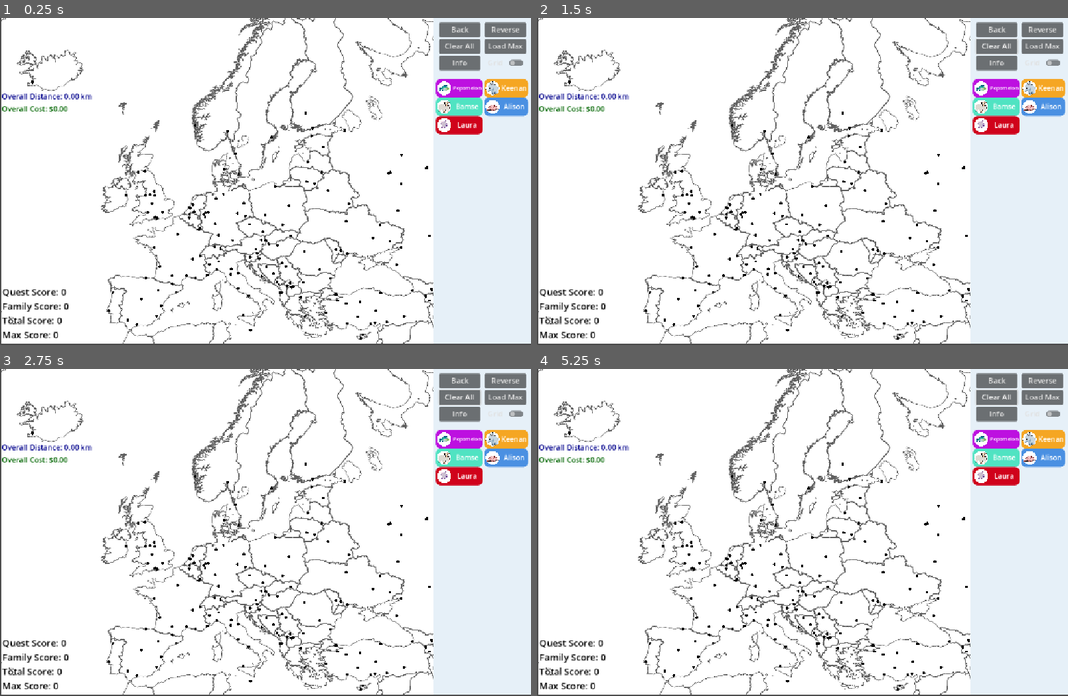
Above: before the commit, frames 1-4 (two rows, left to right).
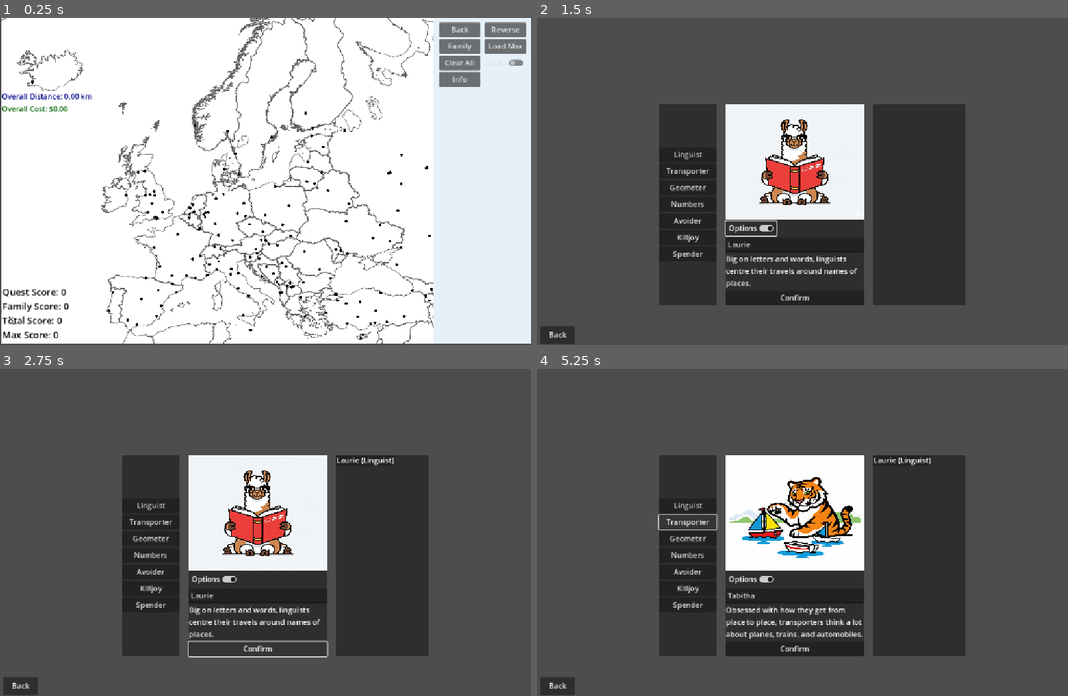
Above: after the commit, the same moments.

Repository: CanadianBoson/family-vacation
Game: Godot game, scene res://game_scene.tscn
Two runs of this game, one before a commit and one after it. Both use one fixed random seed, a clock stepped at 60 frames per second and the inputs below. This scene is started directly instead of the project's main scene.
Inputs (mouse positions are in pixels of both pictures, inside the frame that each line leads up to):
- Up to frame 1 (0.25 s): no input
- Up to frame 2 (1.5 s): click (998, 47) at 0.5 s, where only the run after the commit has a clickable "Family"; click (749, 227) at 1.25 s, where only the run after the commit has a clickable "Options"
- Up to frame 3 (2.75 s): click (260, 646) at 2 s, where only the run after the commit has a clickable "Confirm"
- Up to frame 4 (5.25 s): click (797, 646) at 2.75 s, where only the run after the commit has a clickable "Confirm"; click (685, 506) at 3.5 s, where only the run after the commit has a clickable "Linguist"; click (998, 398) at 4.25 s, where only the run before the commit has a clickable "Clear All"; click (685, 522) at 5 s, where only the run after the commit has a clickable "Transporter"

The runs differ from the first frame. In frame 1, 2.6% of the frame differs, in the area x 82-100%, y 7-36%; in frame 2, 92%; in frame 3, 92%; in frame 4, 92%, in the area x 0-100%, y 0-100%.

Commit message:
feat: add images, redo family menu

Diff:
--- a/data/families.json
+++ b/data/families.json
@@ -3,50 +3,50 @@
 	"Linguist": {
 	  "default_name_male": "Larry",
 	  "default_name_female": "Laurie",
-	  "image_path_male": "res://menu_images/cat.png",
-	  "image_path_female": "res://menu_images/dolphin.png",
+	  "image_path_male": "res://family_images/linguist_lemur.png",
+	  "image_path_female": "res://family_images/linguist_llama.png",
 	  "description": "Big on letters and words, linguists centre their travels around names of places."
 	},
 	"Transporter": {
 	  "default_name_male": "Travis",
 	  "default_name_female": "Tabitha",
-	  "image_path_male": "res://menu_images/elephant.png",
-	  "image_path_female": "res://menu_images/fish.png",
+	  "image_path_male": "res://family_images/transporter_tarantula.png",
+	  "image_path_female": "res://family_images/transporter_tiger.png",
 	  "description": "Obsessed with how they get from place to place, transporters think a lot about planes, trains, and automobiles."
 	},
 	"Geometer": {
 	  "default_name_male": "George",
 	  "default_name_female": "Gina",
-	  "image_path_male": "res://menu_images/kangaroo.png",
-	  "image_path_female": "res://menu_images/pig.png",
+	  "image_path_male": "res://family_images/geometer_gecko.png",
+	  "image_path_female": "res://family_images/geometer_giraffe.png",
 	  "description": "In love with the shape of paths, geometers care about how the route twists and turns."
 	},
 	"Numbers": {
 	  "default_name_male": "Nicholas",
 	  "default_name_female": "Nikita",
-	  "image_path_male": "res://menu_images/kangaroo.png",
-	  "image_path_female": "res://menu_images/pig.png",
+	  "image_path_male": "res://family_images/numbers_narwhal.png",
+	  "image_path_female": "res://family_images/numbers_newt.png",
 	  "description": "Tables are their best friends, and numbers people care about populations, capitals, and lat/lon."
 	},
 	"Avoider": {
 	  "default_name_male": "Adam",
 	  "default_name_female": "Alison",
-	  "image_path_male": "res://menu_images/kangaroo.png",
-	  "image_path_female": "res://menu_images/pig.png",
+	  "image_path_male": "res://family_images/avoider_alligator.png",
+	  "image_path_female": "res://family_images/avoider_ant.png",
 	  "description": "Scared of new experiences, avoiders have requirements about where not to go and where to pass through."
 	},
 	"Killjoy": {
 	  "default_name_male": "Kevin",
 	  "default_name_female": "Keira",
-	  "image_path_male": "res://menu_images/kangaroo.png",
-	  "image_path_female": "res://menu_images/pig.png",
+	  "image_path_male": "res://family_images/killjoy_kangaroo.png",
+	  "image_path_female": "res://family_images/killjoy_koala.png",
 	  "description": "Every family has one -- killjoys are here to put limits on costs, distances, and number of places visited."
 	},
 	"Spender": {
 	  "default_name_male": "Steven",
 	  "default_name_female": "Serena",
-	  "image_path_male": "res://menu_images/kangaroo.png",
-	  "image_path_female": "res://menu_images/pig.png",
+	  "image_path_male": "res://family_images/spender_scorpion.png",
+	  "image_path_female": "res://family_images/spender_sloth.png",
 	  "description": "The opposite of killjoys, costly family members want it all and they want it now."
 	}
   }
--- a/family_scene.gd
+++ b/family_scene.gd
@@ -1,11 +1,9 @@
 # family_scene.gd
-# This script manages the new three-panel family selection screen with added constraints.
+# This script now loads its state from the GlobalState autoload.
 extends Control
 
-# Preload the new scene for the right-hand panel entries.
 const ConfirmedItemScene = preload("res://family_item.tscn")
 
-# --- UI Node References for the new 3-panel layout ---
 @onready var family_list_vbox: VBoxContainer = $HBoxContainer/LeftPanel/FamilyListVBox
 @onready var family_image: TextureRect = $HBoxContainer/MiddlePanel/VBoxContainer/FamilyImage
 @onready var gender_toggle_button: CheckButton = $HBoxContainer/MiddlePanel/VBoxContainer/GenderToggle
@@ -13,111 +11,123 @@
 @onready var description_label: Label = $HBoxContainer/MiddlePanel/VBoxContainer/DescriptionLabel
 @onready var confirm_button: Button = $HBoxContainer/MiddlePanel/VBoxContainer/ConfirmButton
 @onready var confirmed_list_vbox: VBoxContainer = $HBoxContainer/RightPanel/ScrollContainer/ConfirmedListVBox
+@onready var start_game_button: Button = $HBoxContainer/RightPanel/StartGameButton
 @onready var back_button: Button = $BackButton
 
-# --- State Variables ---
 var _family_data = {}
 var _selected_family_key = ""
 var _selected_gender = "male"
-# --- New: Array to track confirmed names for uniqueness ---
-var _confirmed_names = []
+var _confirmed_family_data = []
 
 func _ready():
 	_load_family_data()
 	_populate_family_list()
 
-	# Connect signals for the middle and back buttons.
 	gender_toggle_button.toggled.connect(_on_gender_toggle_toggled)
 	confirm_button.pressed.connect(_on_confirm_button_pressed)
 	back_button.pressed.connect(_on_back_button_pressed)
+	start_game_button.pressed.connect(_on_start_game_button_pressed)
 
-	# --- New: Set the max length for the name input ---
 	name_input.max_length = 10
 
-	# Select the first family by default to populate the middle panel.
+	# --- New: Check GlobalState and repopulate the confirmed list ---
+	if not GlobalState.confirmed_family.is_empty():
+		for member_data in GlobalState.confirmed_family:
+			_add_confirmed_member(member_data)
+	# ----------------------------------------------------------------
+
+	# The Start Game button is now managed by the _update_start_button_visibility function.
+	_update_start_button_visibility()
+
 	if not _family_data.is_empty():
 		_on_family_selected(_family_data.keys()[0])
 
-# Loads the family data from the JSON file.
+# --- (Your _load_family_data and _populate_family_list functions are unchanged) ---
 func _load_family_data():
 	var file_path = "res://data/families.json"
 	if not FileAccess.file_exists(file_path): return
-
 	var file = FileAccess.open(file_path, FileAccess.READ)
 	var content = file.get_as_text()
 	var json_data = JSON.parse_string(content)
 	if typeof(json_data) == TYPE_DICTIONARY and json_data.has("families"):
 		_family_data = json_data.families
 
-# Creates the clickable menu in the LeftPanel.
 func _populate_family_list():
 	for family_key in _family_data.keys():
 		var button = Button.new()
-		button.text = family_key # Now only shows the key.
+		button.text = family_key
 		button.pressed.connect(_on_family_selected.bind(family_key))
 		family_list_vbox.add_child(button)
 
-# Called when a family button in the LeftPanel is clicked.
 func _on_family_selected(family_key: String):
 	_selected_family_key = family_key
 	_update_middle_panel()
 
-# Called when the GenderToggle button is clicked.
 func _on_gender_toggle_toggled(button_pressed: bool):
 	_selected_gender = "female" if button_pressed else "male"
 	_update_middle_panel()
 
-# Updates the middle panel with the currently selected family's default info.
 func _update_middle_panel():
-	if _selected_family_key.is_empty() or not _family_data.has(_selected_family_key):
-		return
-
+	if _selected_family_key.is_empty(): return
 	var data = _family_data[_selected_family_key]
-
 	description_label.text = data.get("description", "No description available.")
-
 	if _selected_gender == "male":
 		name_input.text = data.get("default_name_male", "N/A")
 		family_image.texture = load(data.get("image_path_male", ""))
-	else: # female
+	else:
 		name_input.text = data.get("default_name_female", "N/A")
 		family_image.texture = load(data.get("image_path_female", ""))
 
-# Called when the "Confirm" button is pressed.
 func _on_confirm_button_pressed():
-	# --- New: Check if the confirmed list is already full ---
 	if confirmed_list_vbox.get_child_count() >= 6:
 		print("Cannot add more than 6 family members.")
 		return
 
 	var final_name = name_input.text
 
-	# --- New: Check if the name is already in use ---
-	if _confirmed_names.has(final_name):
-		print("Error: Name '%s' is already in use." % final_name)
-		return # Stop execution if the name is a duplicate.
+	for member in _confirmed_family_data:
+		if member.name == final_name:
+			print("Error: Name '%s' is already in use." % final_name)
+			return
 
-	# Create a new instance of our confirmed item scene.
+	var new_member_data = {
+		"name": final_name,
+		"family_key": _selected_family_key,
+		"gender": _selected_gender
+	}
+	# Use the new helper function to add the member.
+	_add_confirmed_member(new_member_data)
+
+# --- New: Refactored helper function to add a confirmed member ---
+func _add_confirmed_member(member_data: Dictionary):
 	var new_item = ConfirmedItemScene.instantiate()
+	var info_text = "%s (%s)" % [member_data.name, member_data.family_key]
 
-	var info_text = "%s (%s)" % [final_name, _selected_family_key]
-
-	# Set its text and add it to the RightPanel.
 	new_item.set_info(info_text)
 	confirmed_list_vbox.add_child(new_item)
 
-	# --- New: Add the name to our tracking list and connect its delete signal ---
-	_confirmed_names.append(final_name)
-	new_item.delete_requested.connect(_on_confirmed_item_deleted.bind(new_item, final_name))
+	_confirmed_family_data.append(member_data)
+	new_item.delete_requested.connect(_on_confirmed_item_deleted.bind(new_item, member_data))
 
-# --- New: This function is called when a confirmed item is middle-clicked ---
-func _on_confirmed_item_deleted(item_node: Node, name_to_remove: String):
-	# Remove the name from our tracking list.
-	_confirmed_names.erase(name_to_remove)
-	# --- FIX: The parent scene must be responsible for deleting the node. ---
+	_update_start_button_visibility()
+
+func _on_confirmed_item_deleted(item_node: Node, data_to_remove: Dictionary):
+	_confirmed_family_data.erase(data_to_remove)
 	item_node.queue_free()
-	print("Removed '%s' from the confirmed list." % name_to_remove)
+	print("Removed '%s' from the confirmed list." % data_to_remove.name)
 
-# Returns to the main menu.
+	_update_start_button_visibility()
+
+# --- New: Helper function to manage the Start Game button's visibility ---
+func _update_start_button_visibility():
+	if _confirmed_family_data.size() >= 2:
+		start_game_button.show()
+	else:
+		start_game_button.hide()
+
+func _on_start_game_button_pressed():
+	GlobalState.confirmed_family = _confirmed_family_data
+	get_tree().change_scene_to_file("res://game_scene.tscn")
+
 func _on_back_button_pressed():
 	get_tree().change_scene_to_file("res://main_menu.tscn")
--- a/family_scene.tscn
+++ b/family_scene.tscn
@@ -36,15 +36,15 @@
 size_flags_horizontal = 4
 
 [node name="FamilyImage" type="TextureRect" parent="HBoxContainer/MiddlePanel/VBoxContainer"]
-custom_minimum_size = Vector2(200, 200)
+custom_minimum_size = Vector2(150, 250)
 layout_mode = 2
-expand_mode = 2
+expand_mode = 3
 
 [node name="GenderToggle" type="CheckButton" parent="HBoxContainer/MiddlePanel/VBoxContainer"]
 custom_minimum_size = Vector2(100, 0)
 layout_mode = 2
 size_flags_horizontal = 0
-text = "Gender  "
+text = "Options"
 
 [node name="NameInput" type="LineEdit" parent="HBoxContainer/MiddlePanel/VBoxContainer"]
 layout_mode = 2
@@ -68,6 +68,12 @@
 [node name="ConfirmedListVBox" type="VBoxContainer" parent="HBoxContainer/RightPanel/ScrollContainer"]
 layout_mode = 2
 
+[node name="StartGameButton" type="Button" parent="HBoxContainer/RightPanel"]
+layout_mode = 2
+size_flags_horizontal = 8
+size_flags_vertical = 8
+text = "Start Game"
+
 [node name="BackButton" type="Button" parent="."]
 layout_mode = 0
 offset_left = 6.0
--- a/game_scene.gd
+++ b/game_scene.gd
@@ -265,3 +265,7 @@
 		pin_manager.load_path(best_path_data)
 		# After loading the path, update the entire game state.
 		_update_game_state()
+
+# This function is called when the "Family" button is pressed.
+func _on_family_button_pressed():
+	get_tree().change_scene_to_file("res://family_scene.tscn")
--- a/game_scene.tscn
+++ b/game_scene.tscn
@@ -218,6 +218,10 @@
 layout_mode = 2
 text = "Back"
 
+[node name="FamilyButton" type="Button" parent="MenuButtons/HBoxContainer/LeftColumn"]
+layout_mode = 2
+text = "Family"
+
 [node name="ClearAllButton" type="Button" parent="MenuButtons/HBoxContainer/LeftColumn"]
 layout_mode = 2
 text = "Clear All"
@@ -243,11 +247,11 @@
 text = "Grid"
 
 [node name="InfoPopup" type="PanelContainer" parent="."]
-z_index = 1
-offset_left = 241.0
-offset_top = 176.0
-offset_right = 820.0
-offset_bottom = 507.0
+z_index = 8
+offset_left = 70.0
+offset_top = 222.0
+offset_right = 1082.0
+offset_bottom = 569.0
 theme_override_styles/panel = SubResource("StyleBoxFlat_kdryc")
 script = ExtResource("6_kdryc")
 
@@ -284,11 +288,11 @@
 script = ExtResource("7_6e45b")
 
 [node name="VerticalMenu" parent="." instance=ExtResource("8_e35lh")]
-custom_minimum_size = Vector2(80, 50)
-offset_left = 948.0
-offset_top = 137.0
-offset_right = 1137.0
-offset_bottom = 195.0
+custom_minimum_size = Vector2(0, 0)
+offset_left = 949.0
+offset_top = 154.0
+offset_right = 1144.0
+offset_bottom = 212.0
 
 [node name="QuestManager" type="Node" parent="."]
 script = ExtResource("9_udeyl")
@@ -357,7 +361,12 @@
 
 [node name="HoverTimer" type="Timer" parent="."]
 
+[node name="CenterContainer" type="CenterContainer" parent="."]
+offset_right = 40.0
+offset_bottom = 40.0
+
 [connection signal="pressed" from="MenuButtons/HBoxContainer/LeftColumn/BackButton" to="." method="_on_back_button_pressed"]
+[connection signal="pressed" from="MenuButtons/HBoxContainer/LeftColumn/FamilyButton" to="." method="_on_family_button_pressed"]
 [connection signal="pressed" from="MenuButtons/HBoxContainer/LeftColumn/ClearAllButton" to="." method="_on_clear_all_button_pressed"]
 [connection signal="pressed" from="MenuButtons/HBoxContainer/LeftColumn/InfoButton" to="." method="_on_info_button_pressed"]
 [connection signal="pressed" from="MenuButtons/HBoxContainer/RightColumn/ReverseButton" to="." method="_on_reverse_button_pressed"]
--- /dev/null
+++ b/global_state.gd
@@ -0,0 +1,6 @@
+# global_state.gd
+extends Node
+
+# This array will store the confirmed family members from the FamilyScene.
+# Each item will be a dictionary, e.g., {"name": "Erik", "family_key": "Merchants", "gender": "male"}
+var confirmed_family = []
--- a/menu_item.gd
+++ b/menu_item.gd
@@ -32,15 +32,13 @@
 
 	# --- New: Dynamic Font Size Logic ---
 	var text_length = item_text.length()
-	var new_font_size = 18 # Default font size
+	var new_font_size = 15 # Default font size
 
 	# Define thresholds for when to shrink the font.
 	if text_length > 8:
 		new_font_size = 11
 	elif text_length > 6:
 		new_font_size = 13
-	else:
-		new_font_size = 15
 
 	# Apply the calculated font size as an override.
 	label.add_theme_font_size_override("font_size", new_font_size)
--- a/menu_item.tscn
+++ b/menu_item.tscn
@@ -71,6 +71,7 @@
 [node name="MenuItem" type="VBoxContainer"]
 offset_right = 80.0
 offset_bottom = 34.0
+size_flags_horizontal = 3
 script = ExtResource("1_lg34y")
 
 [node name="Header" type="PanelContainer" parent="."]
@@ -89,7 +90,7 @@
 
 [node name="ItemLabel" type="Label" parent="Header/HBoxContainer"]
 layout_mode = 2
-size_flags_horizontal = 6
+size_flags_horizontal = 3
 horizontal_alignment = 1
 
 [node name="DropdownContainer" type="VBoxContainer" parent="."]
--- a/project.godot
+++ b/project.godot
@@ -15,6 +15,10 @@
 config/features=PackedStringArray("4.4", "Forward Plus")
 config/icon="res://icon.svg"
 
+[autoload]
+
+GlobalState="*res://global_state.gd"
+
 [display]
 
 window/size/viewport_height=710
--- a/vertical_menu.gd
+++ b/vertical_menu.gd
@@ -1,14 +1,11 @@
 # vertical_menu.gd
-# This script dynamically builds a two-column vertical menu.
+# This script dynamically builds a two-column menu from the global game state.
 extends Control
 
 const MenuItemScene = preload("res://menu_item.tscn")
 
-# --- Updated: References to the two new column containers ---
 @onready var left_column: VBoxContainer = $ColumnsContainer/LeftColumn
 @onready var right_column: VBoxContainer = $ColumnsContainer/RightColumn
-# -----------------------------------------------------------
-
 @onready var quest_manager: Node = get_tree().get_root().get_node("GameScene/QuestManager")
 
 var ITEM_COLORS = [
@@ -37,7 +34,7 @@
 			file_name = dir.get_next()
 
 func _load_all_dropdown_options() -> Dictionary:
-	var file_path = "res://dropdown_data.json"
+	var file_path = "res://data/dropdown_data.json"
 	if not FileAccess.file_exists(file_path): return {}
 	var file = FileAccess.open(file_path, FileAccess.READ)
 	var content = file.get_as_text()
@@ -47,15 +44,11 @@
 	return {}
 
 func _build_menu():
-	var file_path = "res://menu_items.json"
-	if not FileAccess.file_exists(file_path): return
-	var file = FileAccess.open(file_path, FileAccess.READ)
-	var content = file.get_as_text()
-	var json_data = JSON.parse_string(content)
-	if typeof(json_data) != TYPE_DICTIONARY or not json_data.has("items"): return
-
-	var item_texts = json_data.items
-	item_texts.shuffle()
+	# --- Updated: Get the list of confirmed family members from the global state ---
+	var confirmed_family = GlobalState.confirmed_family
+	if confirmed_family.is_empty():
+		print("Warning: No confirmed family members found in GlobalState to build menu.")
+		return
 
 	var available_colors = ITEM_COLORS.duplicate()
 	available_colors.shuffle()
@@ -64,15 +57,15 @@
 	var available_dropdown_keys = all_quest_data.keys()
 	available_dropdown_keys.shuffle()
 
-	# --- Updated: Loop with an index to distribute items into columns ---
-	for i in range(item_texts.size()):
-		var text = item_texts[i]
+	# Loop through the confirmed family members to create a menu item for each.
+	for i in range(confirmed_family.size()):
+		var member_data = confirmed_family[i]
 		var menu_item = MenuItemScene.instantiate()
 
-		# Decide which column to add the item to based on the index.
-		if i % 2 == 0: # Even numbers (0, 2, 4...) go to the left column.
+		# Decide which column to add the item to.
+		if i % 2 == 0:
 			left_column.add_child(menu_item)
-		else: # Odd numbers (1, 3, 5...) go to the right column.
+		else:
 			right_column.add_child(menu_item)
 
 		menu_item_instances.append(menu_item)
@@ -95,16 +88,13 @@
 		if available_dropdown_keys.size() >= num_to_show:
 			var selected_keys = available_dropdown_keys.slice(0, num_to_show)
 			var is_compatible = true
-
 			for key1 in selected_keys:
 				var incompatible_list = all_quest_data[key1].get("incompatible", [])
 				for key2 in selected_keys:
 					if key1 != key2 and incompatible_list.has(key2):
 						is_compatible = false
 						break
-				if not is_compatible:
-					break
-
+				if not is_compatible: break
 			if is_compatible:
 				for j in range(num_to_show):
 					var key = available_dropdown_keys.pop_front()
@@ -122,8 +112,8 @@
 			item_data["key"] = key
 			bullet_points_for_item.append(item_data)
 
-		# --- Updated: Pass the quest_manager reference to the menu item ---
-		menu_item.setup(text, unique_color, unique_image_path, bullet_points_for_item, quest_manager)
+		# Use the confirmed member's name for the menu item's text.
+		menu_item.setup(member_data.name, unique_color, unique_image_path, bullet_points_for_item, quest_manager)
 
 func calculate_scores() -> Dictionary:
 	var quest_score : int = 0
@@ -131,21 +121,18 @@
 
 	for item in menu_item_instances:
 		var all_quests_in_item_satisfied = true
-
 		if item.bullet_points_to_display.is_empty():
 			all_quests_in_item_satisfied = false
-
 		for quest_data in item.bullet_points_to_display:
 			var quest_key = quest_data.get("key")
 			if quest_manager.is_quest_satisfied(quest_key):
 				quest_score += quest_data.get("difficulty", 0)
 			else:
 				all_quests_in_item_satisfied = false
-
 		if all_quests_in_item_satisfied:
 			family_score += 5
 
-	var total_score : int = quest_score + family_score
+	var total_score = quest_score + family_score
 
 	return {
 		"quest_score": quest_score,
--- a/vertical_menu.tscn
+++ b/vertical_menu.tscn
@@ -6,19 +6,22 @@
 custom_minimum_size = Vector2(50, 50)
 layout_mode = 3
 anchors_preset = 0
+size_flags_horizontal = 3
 script = ExtResource("1_hbco0")
 
 [node name="ColumnsContainer" type="HBoxContainer" parent="."]
+custom_minimum_size = Vector2(180, 0)
 layout_mode = 0
-offset_right = 80.0
-offset_bottom = 40.0
+offset_right = 180.0
 theme_override_constants/separation = 10
 alignment = 1
 
 [node name="LeftColumn" type="VBoxContainer" parent="ColumnsContainer"]
 layout_mode = 2
+size_flags_horizontal = 3
 theme_override_constants/separation = 10
 
 [node name="RightColumn" type="VBoxContainer" parent="ColumnsContainer"]
 layout_mode = 2
+size_flags_horizontal = 3
 theme_override_constants/separation = 10
Renamed: dropdown_data.json -> data/dropdown_data.json
Binary file added: family_images/avoider_alligator.png
Not shown, added: family_images/avoider_alligator.png.import
Binary file added: family_images/avoider_ant.png
Not shown, added: family_images/avoider_ant.png.import
Binary file added: family_images/geometer_gecko.png
Not shown, added: family_images/geometer_gecko.png.import
Binary file added: family_images/geometer_giraffe.png
Not shown, added: family_images/geometer_giraffe.png.import
Binary file added: family_images/killjoy_kangaroo.png
Not shown, added: family_images/killjoy_kangaroo.png.import
Binary file added: family_images/killjoy_koala.png
(and 20 more such lines)
